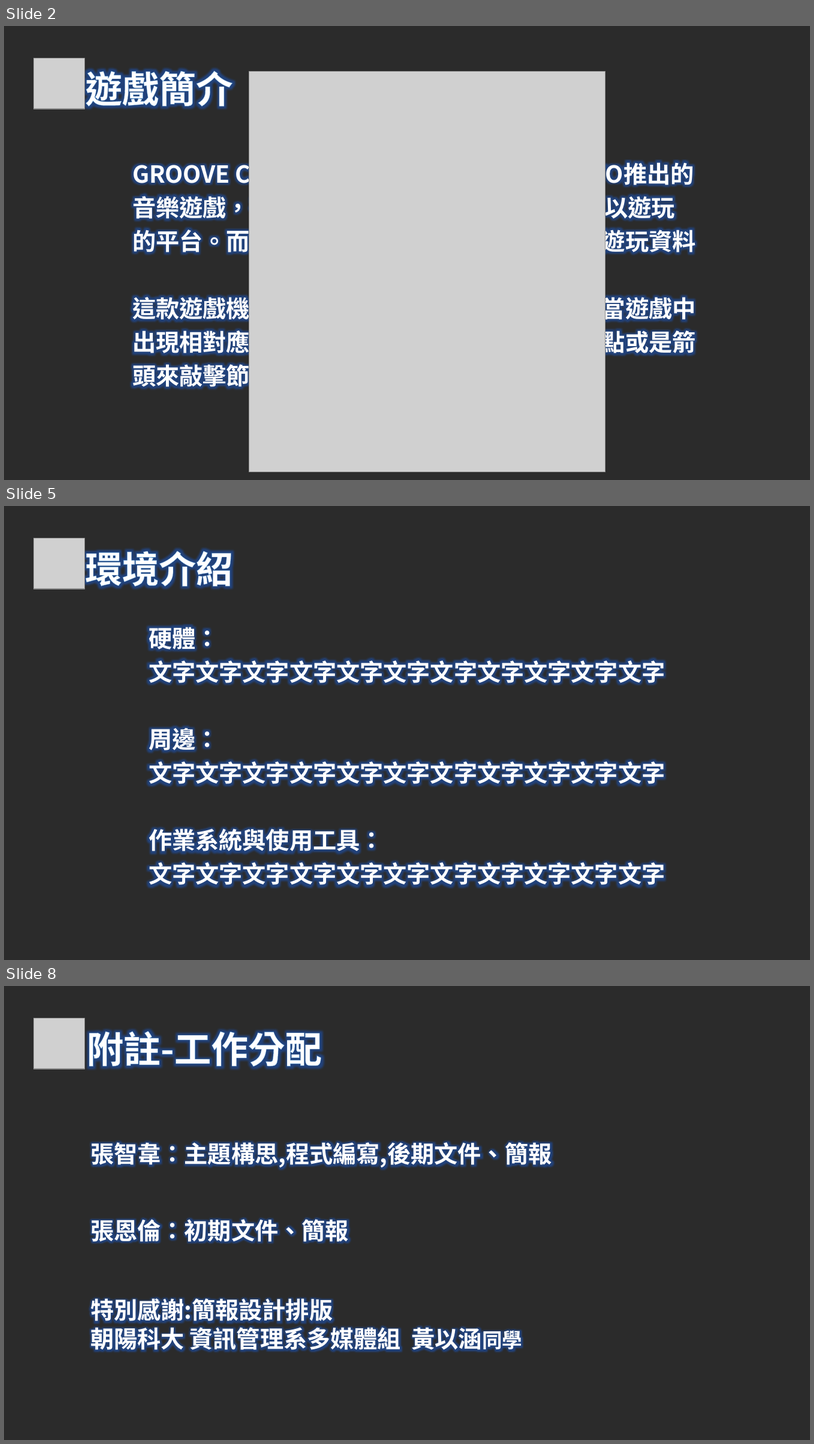
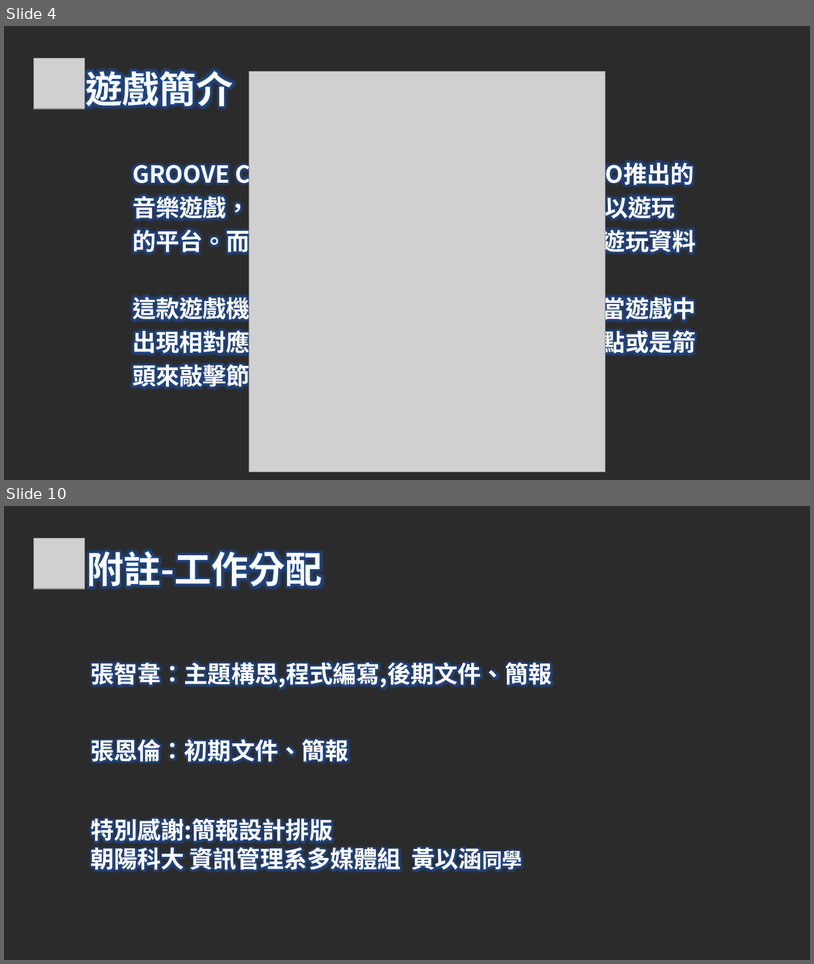
Before and after one commit to DJSBTimTW/DJSBTimTW-python_selenium, a slide deck: GC遊戲後台分析爬蟲 (1).pptx. Shown one above the other, each under a label of ours: slides 2, 5 and 8 before the commit, slides 4 and 10 after it; the slides between them are not shown. The pictures are 814x1444 and 814x964 pixels, drawn with LibreOffice and Linux fonts; fonts in the diff are those of the drawing; grey boxes stand for pictures; background and template pictures are left out; a plain dark background stands for a picture behind light text. Boxes give left, top, right and bottom in pixels: in the first picture for what was removed or moved away, otherwise in the second. Text is boxed around its words. In the diff, an @@ line names an element or a change of style, - is before the commit and + after.

```diff
--- a/GC遊戲後台分析爬蟲 (1).pptx
+++ b/GC遊戲後台分析爬蟲 (1).pptx
@@ slide 5 removed at (x1=4, y1=506, x2=810, y2=960), background picture (left out) @@
@@ picture removed at (x1=33, y1=538, x2=84, y2=589) @@
@@ text removed at (x1=85, y1=545, x2=233, y2=592) @@
-環境介紹
@@ text removed at (x1=149, y1=623, x2=665, y2=889) @@
-硬體：
-文字文字文字文字文字文字文字文字文字文字文字
-周邊：
-文字文字文字文字文字文字文字文字文字文字文字
-作業系統與使用工具：
-文字文字文字文字文字文字文字文字文字文字文字
@@ what was slide 2 is now slide 4 @@
@@ what was slide 8 is now slide 10 @@
```
Also in this commit, not shown: 5 slides changed, 5 slides added, 2 other slides removed, 1 other file.
